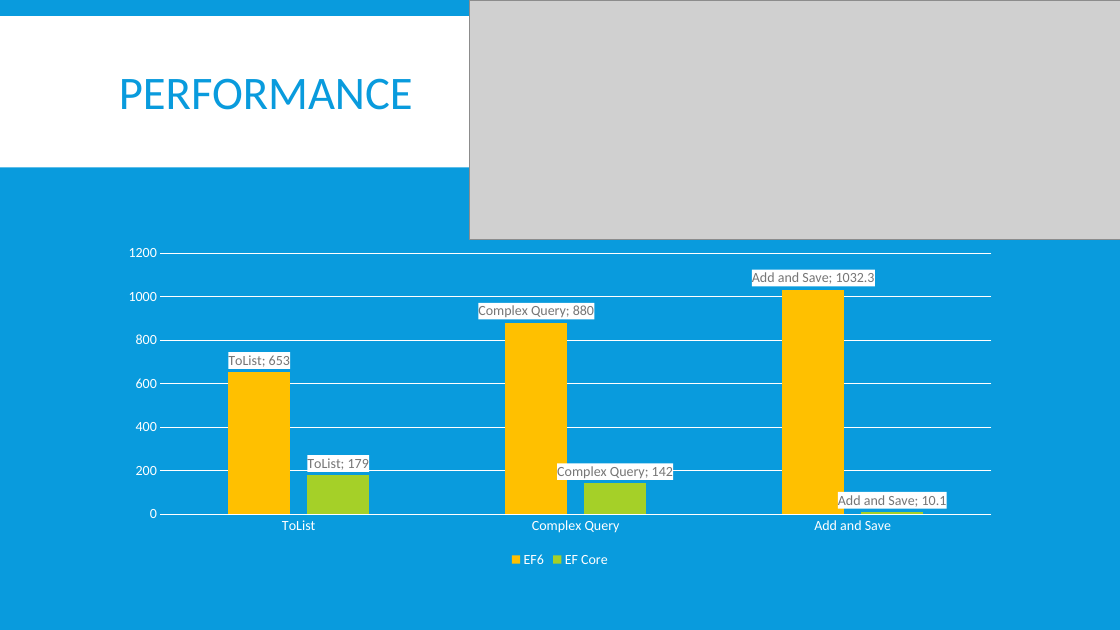
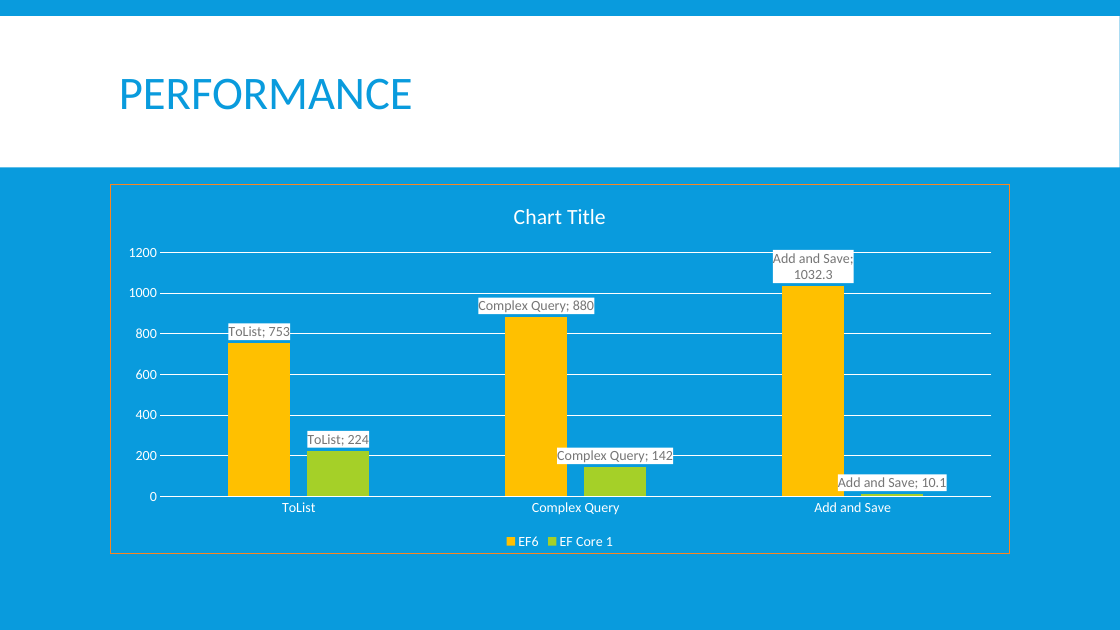
Before and after one commit to jwooley/EfCore, a slide deck: slide 9 of EfCoreGettingStarted.pptx (slide 8 before the commit). Drawn at 1120x630 pixels with LibreOffice and Linux fonts; fonts in the diff are those of the drawing; grey boxes stand for pictures. Boxes give left, top, right and bottom in pixels: in the first picture for what was removed or moved away, otherwise in the second. Text is boxed around its words. In the diff, an @@ line names an element or a change of style, - is before the commit and + after.

```diff
--- a/EfCoreGettingStarted.pptx
+++ b/EfCoreGettingStarted.pptx
@@ picture removed at [470,0,1120,239] @@
@@ column chart at [111,185,1010,554] @@
@@ EF6, ToList: 653 to 753 @@
-EF Core: 179, 142, 10.1
+EF Core 1: 224, 142, 10.1
@@ border changed @@
@@ column chart: place and size @@
-column chart at [111,185,1010,571]
+column chart at [111,185,1010,554]
```
Also in this commit, not shown: 3 slides added.
